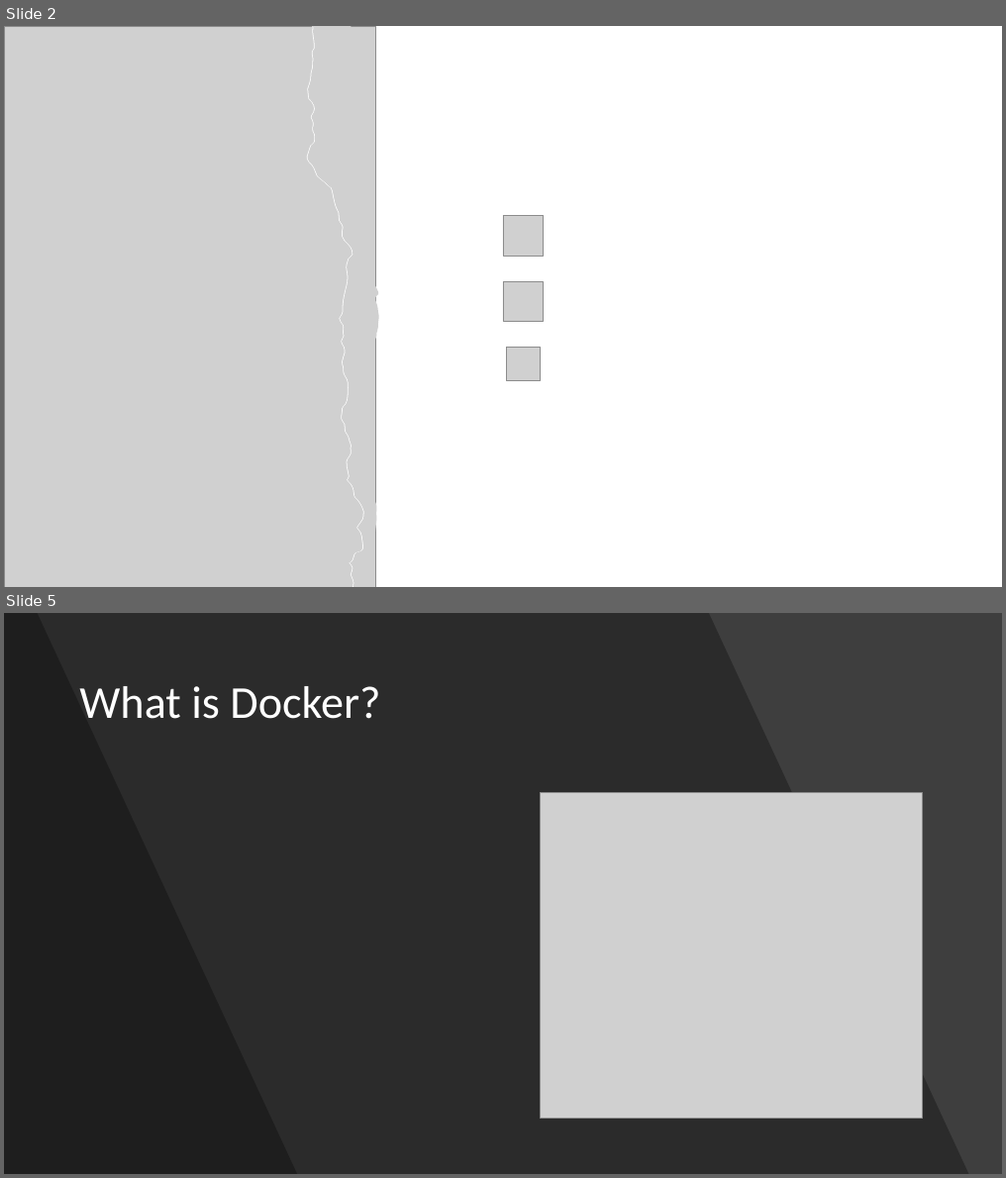
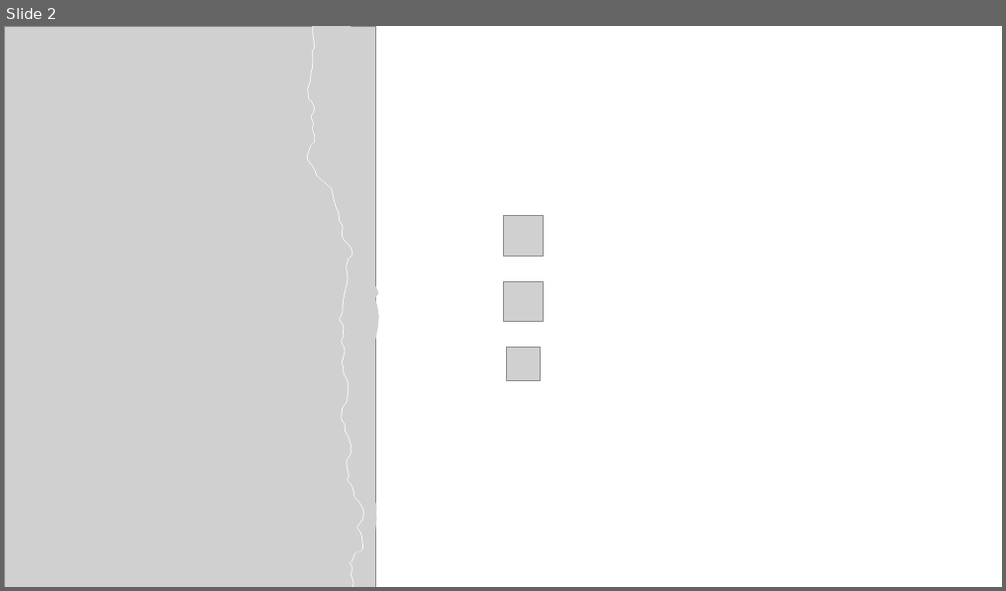
Before and after one commit to dvdmrk/DockerPresentation, a slide deck: Slides/DockerPresentation.pptx. Shown one above the other, each under a label of ours: slides 2 and 5 before the commit, slide 2 after it; the slides between them are not shown. The pictures are 1006x1178 and 1006x591 pixels, drawn with LibreOffice and Linux fonts; fonts in the diff are those of the drawing; grey boxes stand for pictures. Boxes give left, top, right and bottom in pixels: in the first picture for what was removed or moved away, otherwise in the second. Text is boxed around its words. In the diff, an @@ line names an element or a change of style, - is before the commit and + after.

```diff
--- a/Slides/DockerPresentation.pptx
+++ b/Slides/DockerPresentation.pptx
@@ slide 5 removed at [4, 613, 1002, 1174], background #454545 @@
@@ rectangle removed at [4, 613, 1002, 1174] @@
@@ freeform shape removed at [4, 613, 969, 1174] @@
@@ freeform shape removed at [4, 613, 297, 1174] @@
@@ title removed at [79, 686, 380, 719] @@
-What is Docker?
@@ picture removed at [541, 792, 923, 1119] @@
```
Also in this commit, not shown: 1 slide changed, 6 slides added, 6 other slides removed, 2 other files.
